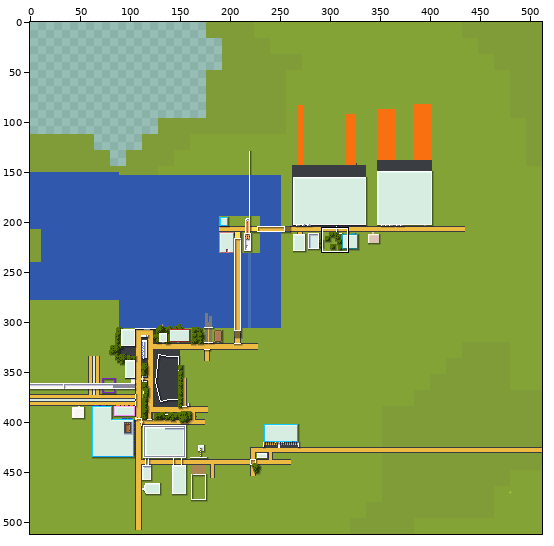
Sprite sheet, stored at tiles/-3,-2.png. The picture above shows the old version from afar; the outline marks the close-up.
Close-up. Before the edit:
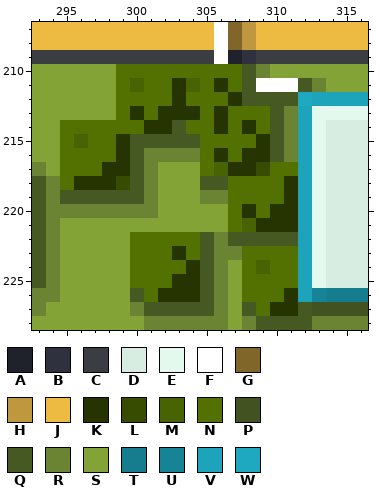
The file is 512x512 pixels. Colours within 5 levels of each other are drawn and written as one. Shown: x 293..316, y 207..228. The commit also changed other parts of the picture, which this record leaves out.
Palette (. is transparent): A #20222b  B #2f313f  C #3a3d42  D #d8ede2  E #e3f9ed  F #ffffff  G #81662a  H #bf973f  J #edbb42  K #263401  L #384c01  M #486301  N #537101  P #425220  Q #475923  R #6a8433  S #83a336  T #167d8f  U #178396  V #1da3ba  W #1ea9c1
Pixels before, first column x 293:
207 JJJJJJJJJJJJJFGHJJJJJJJJ
208 JJJJJJJJJJJJJFGHJJJJJJJJ
209 CCCCCCCCCCCCCFABCCCCCCCC
210 SSSSSSNNNNNNNNNQRSSSSSSS
211 SSSSSSNMNNKMNKNQFFFQRSSS
212 SSSSSSNNNNKNNNKQQQQWVVVV
213 SSSSSSNKNKKKNKNNNQRVEEEE
214 SSNNNNNNKKQNNKNKNQRVEDDD
215 SSNMNNKQQQQQNNNNKQRVEDDD
216 SSNNNNKQRRRRNKNKKQRVEDDD
217 RSNNNKKQRSSSNMKKLNNVEDDD
218 QRNKKKLQRSSSQQNNNNKVEDDD
219 QRQQQQQQRSSSRRNNNNKVEDDD
220 QRRRRRRRRSSSSSNKNKKVEDDD
221 QRSSSSSSSSSSSSNMKKKVEDDD
222 QRSSSSSNNNNNQRQQQQQVEDDD
223 QRSSSSSNNNKNQRRNNNNVEDDD
224 QRSSSSSNNNNKQRSNMNNVEDDD
225 QRSSSSSNNNKKQRSNNNNVEDDD
226 RRSSSSSQNKKKQRSNNNKVUTTT
227 RSSSSSSRQQQQQRSQNKKQPPPP
228 SSSSSSSSRRRRRRSRQQQQRRRR
Now the later version:
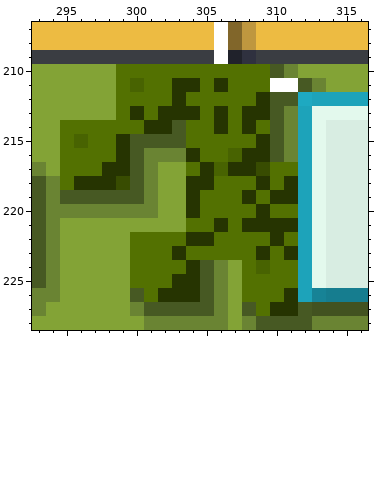
Edits made:
Changed rows in their new state; - is an unchanged pixel.
first column x 304:
210 ----NNQR
211 K---NN--
212 ---NNK--
213 ----KK--
215 N-------
216 K-NM----
217 NK------
218 KKN--K--
219 KNN-K-K-
220 KNN-NKNN
221 NNK-K---
222 KKNNNNKN
223 -NNN-K-K
Changed places in both close-ups, as pixel boxes (x1, y1, x2, y2):
changed: (186, 64, 298, 260)
